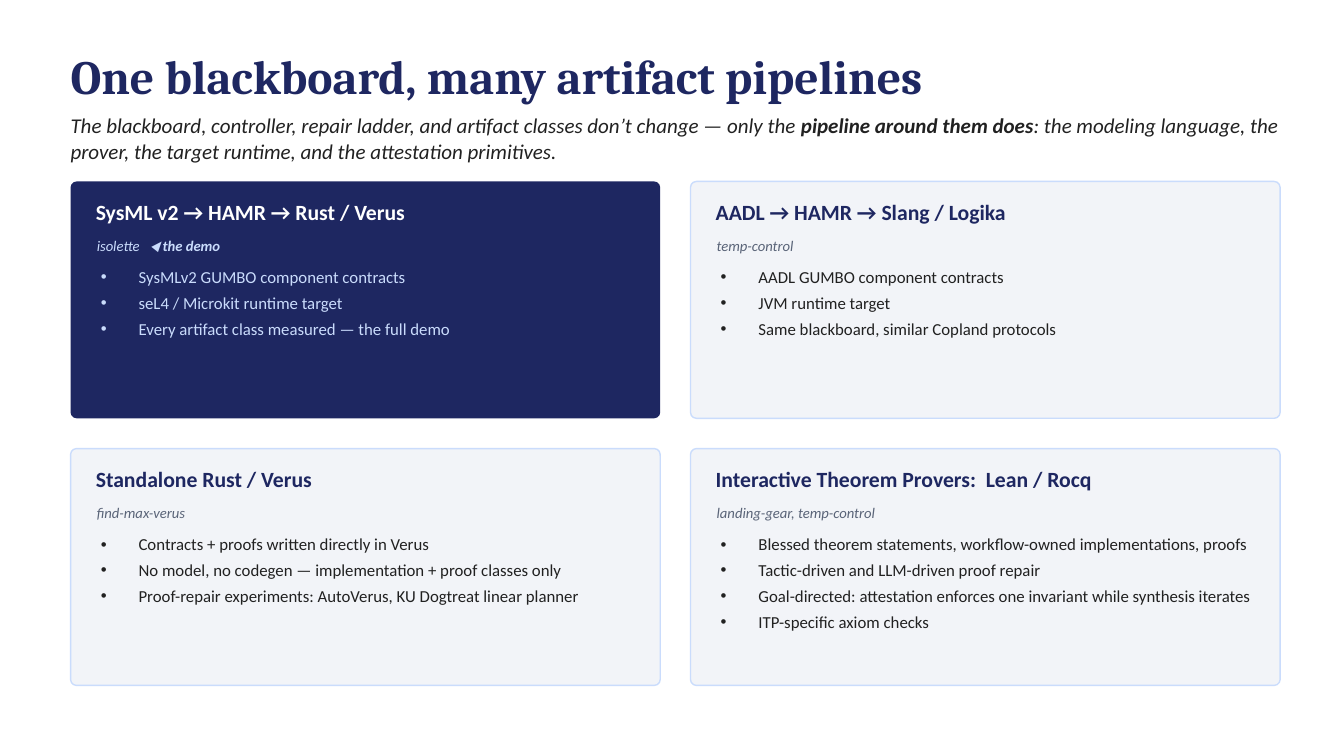
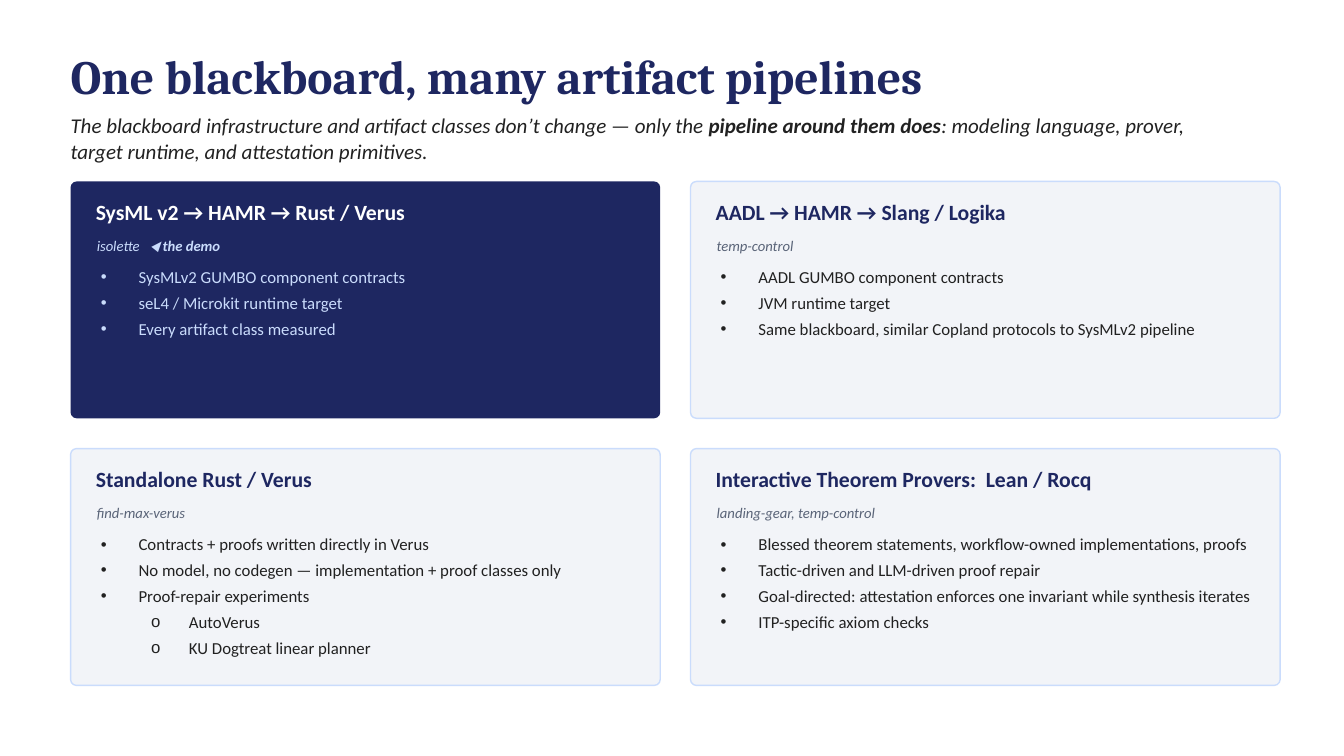
Before and after one commit to ku-sldg/pybb, a slide deck: slide 16 of docs/video_slides_draft.pptx. Drawn at 1344x756 pixels with LibreOffice and Linux fonts; fonts in the diff are those of the drawing. Boxes give left, top, right and bottom in pixels: in the first picture for what was removed or moved away, otherwise in the second. Text is boxed around its words. In the diff, an @@ line names an element or a change of style, - is before the commit and + after.

```diff
--- a/docs/video_slides_draft.pptx
+++ b/docs/video_slides_draft.pptx
@@ text at (x1=71, y1=118, x2=1184, y2=163): text changed @@
-The blackboard, controller, repair ladder, and artifact classes don’t change — only the pipeline around them does: the modeling language, the prover, the target runtime, and the attestation primitives.
+The blackboard infrastructure and artifact classes don’t change — only the pipeline around them does: modeling language, prover,
+target runtime, and attestation primitives.
@@ text at (x1=139, y1=323, x2=336, y2=338): text changed @@
-• Every artifact class measured — the full demo
+• Every artifact class measured
@@ text at (x1=758, y1=323, x2=1195, y2=338): text changed @@
-• Same blackboard, similar Copland protocols
+• Same blackboard, similar Copland protocols to SysMLv2 pipeline
@@ text at (x1=139, y1=590, x2=370, y2=657): text changed @@
-• Proof-repair experiments: AutoVerus, KU Dogtreat linear planner
+• Proof-repair experiments
+  o AutoVerus
+  o KU Dogtreat linear planner
```
Also in this commit, not shown: 10 other slides changed, 2 other files.
